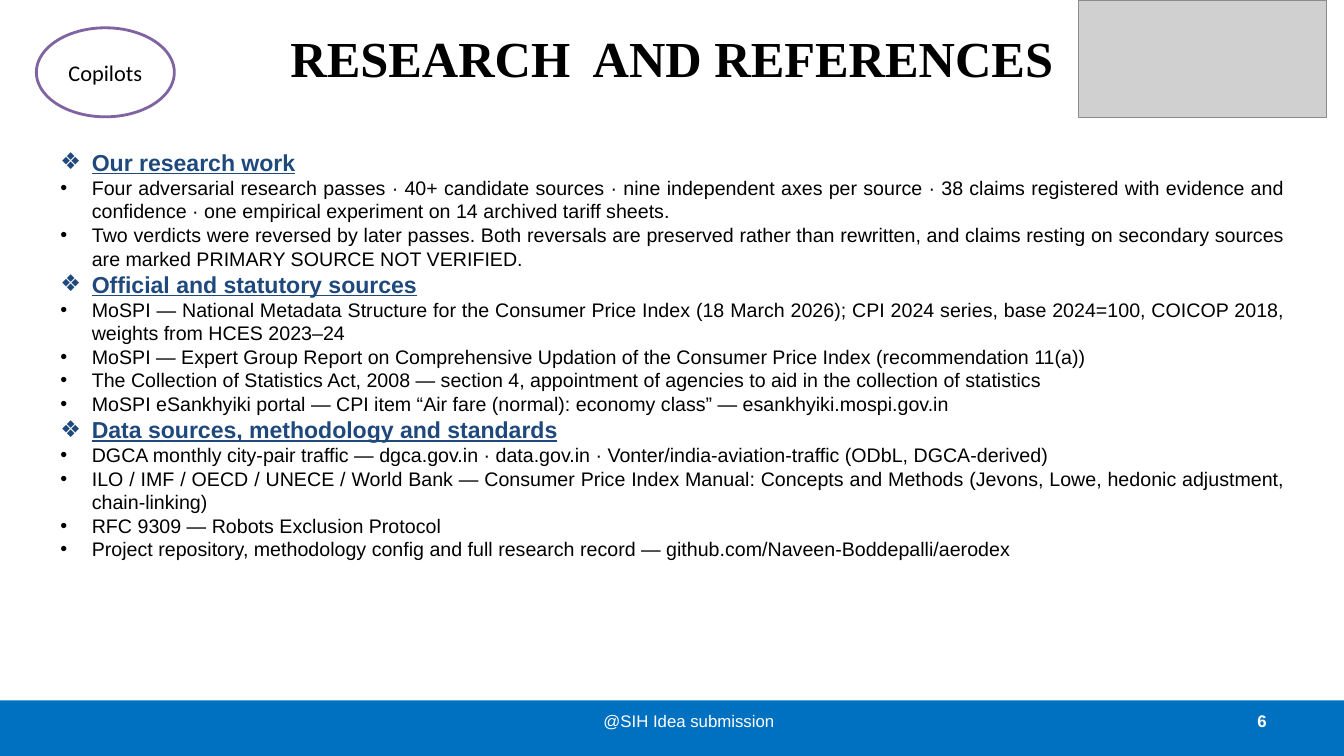
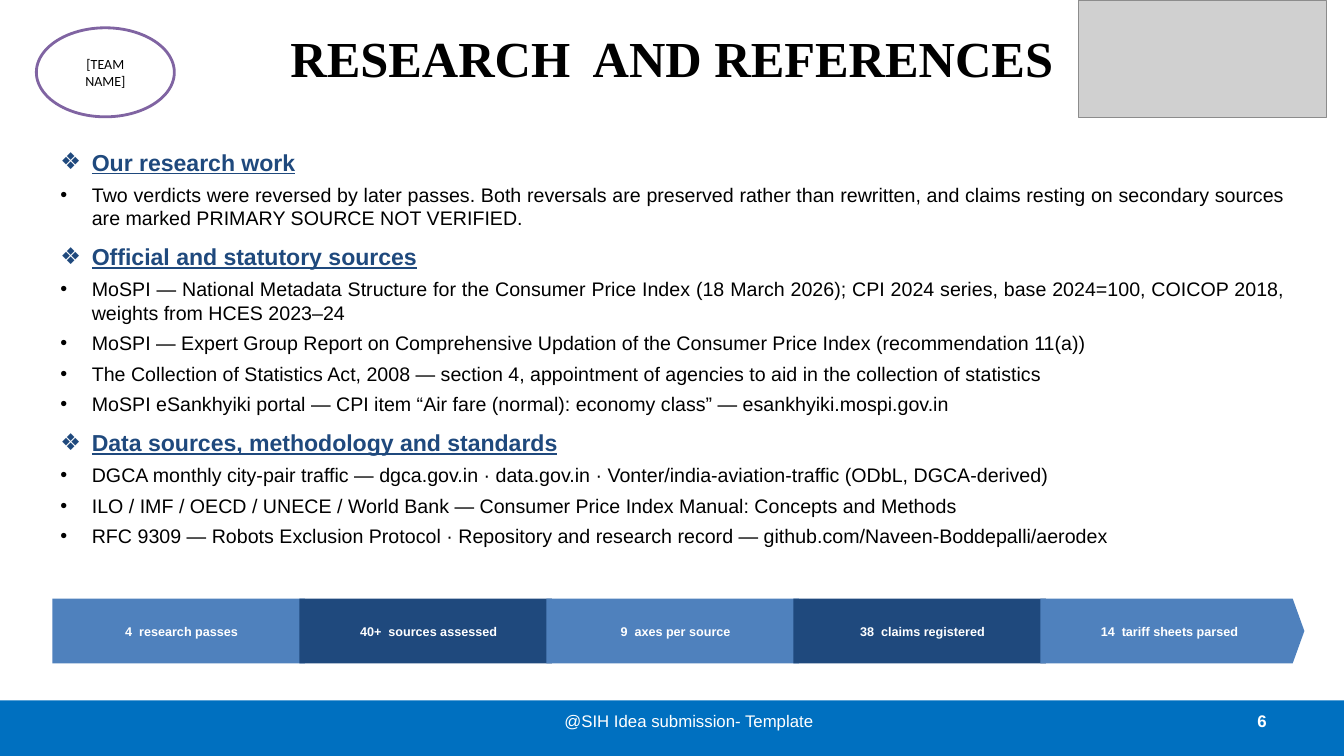
Before and after one commit to Naveen-Boddepalli/aerodex, a slide deck: slide 6 of docs/AeroDex-SIH2026-Idea.pptx. Drawn at 1344x756 pixels with LibreOffice and Linux fonts; fonts in the diff are those of the drawing; grey boxes stand for pictures. Boxes give left, top, right and bottom in pixels: in the first picture for what was removed or moved away, otherwise in the second. Text is boxed around its words. In the diff, an @@ line names an element or a change of style, - is before the commit and + after.

```diff
--- a/docs/AeroDex-SIH2026-Idea.pptx
+++ b/docs/AeroDex-SIH2026-Idea.pptx
@@ text in ellipse at [85,59,125,88]: text changed; size 16 to 10 pt @@
-Copilots
+[TEAM NAME]
@@ text at [92,154,1284,486]: more space between paragraphs @@
@@ text at [92,180,1284,222]: paragraph removed @@
-• Four adversarial research passes · 40+ candidate sources · nine independent axes per source · 38 claims registered with evidence and confidence · one empirical experiment on 14 archived tariff sheets.
@@ text at [92,498,1108,547]: text changed @@
-• ILO / IMF / OECD / UNECE / World Bank — Consumer Price Index Manual: Concepts and Methods (Jevons, Lowe, hedonic adjustment, chain-linking)
-• RFC 9309 — Robots Exclusion Protocol
-• Project repository, methodology config and full research record — github.com/Naveen-Boddepalli/aerodex
+• ILO / IMF / OECD / UNECE / World Bank — Consumer Price Index Manual: Concepts and Methods
+• RFC 9309 — Robots Exclusion Protocol · Repository and research record — github.com/Naveen-Boddepalli/aerodex
@@ pentagon arrow added at [52,599,317,663], fill #4F81BD, 9 pt, text #FFFFFF, bold @@
+4 research passes
@@ pentagon arrow added at [299,599,564,663], fill #1F497D, 9 pt, text #FFFFFF, bold @@
+40+ sources assessed
@@ pentagon arrow added at [546,599,811,663], fill #4F81BD, 9 pt, text #FFFFFF, bold @@
+9 axes per source
@@ pentagon arrow added at [793,599,1058,663], fill #1F497D, 9 pt, text #FFFFFF, bold @@
+38 claims registered
@@ pentagon arrow added at [1041,599,1305,663], fill #4F81BD, 9 pt, text #FFFFFF, bold @@
+14 tariff sheets parsed
@@ text at [564,715,813,731]: text changed @@
-@SIH Idea submission
+@SIH Idea submission- Template
```
Also in this commit, not shown: 5 other slides changed, 2 other files.
